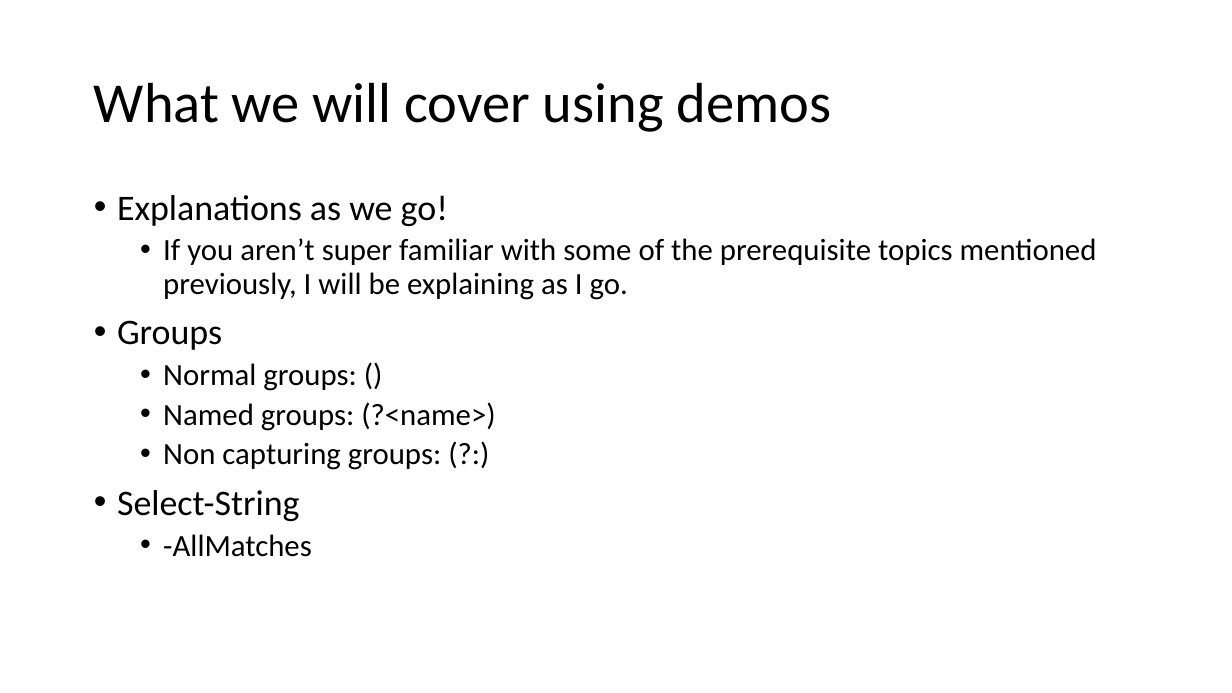
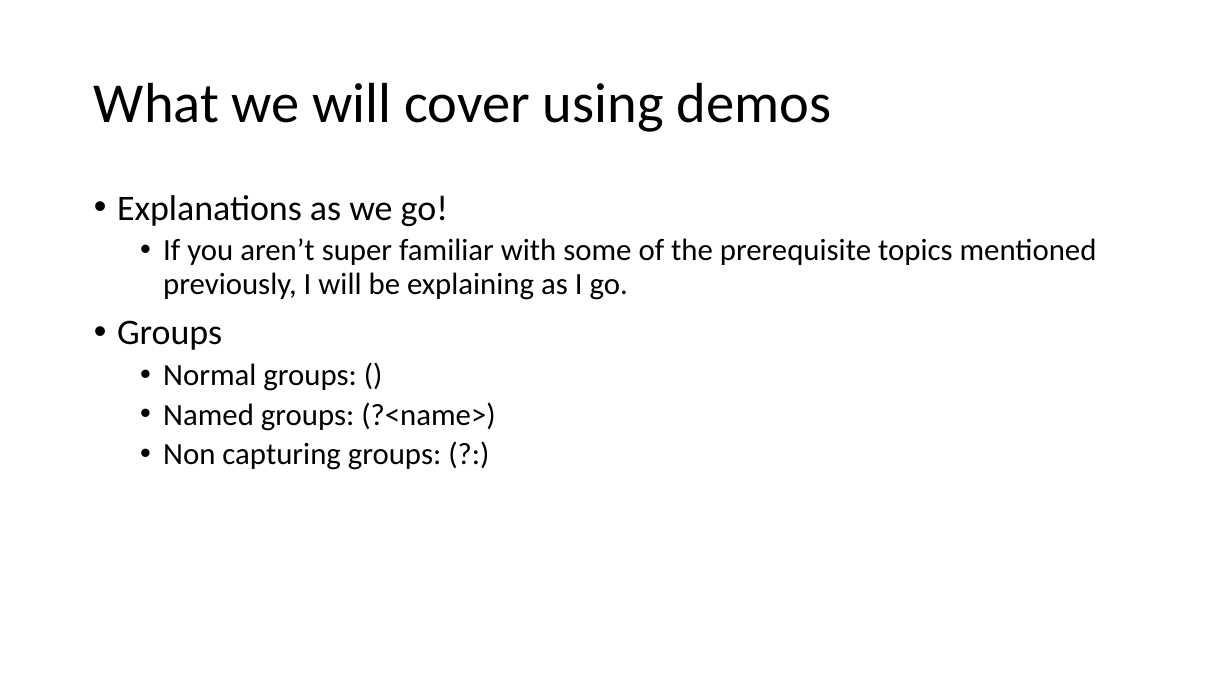
Before and after one commit to ThePoShWolf/Sessions, a slide deck: slide 4 of 2021-04-29 - PowerShell Summit 2021 - Practically Regexing/PowerShell Summit 2021 - Practically Regexing.pptx. Drawn at 1232x693 pixels with LibreOffice and Linux fonts; fonts in the diff are those of the drawing; background and template pictures are left out. Boxes give left, top, right and bottom in pixels: in the first picture for what was removed or moved away, otherwise in the second. Text is boxed around its words. In the diff, an @@ line names an element or a change of style, - is before the commit and + after.

```diff
--- a/2021-04-29 - PowerShell Summit 2021 - Practically Regexing/PowerShell Summit 2021 - Practically Regexing.pptx
+++ b/2021-04-29 - PowerShell Summit 2021 - Practically Regexing/PowerShell Summit 2021 - Practically Regexing.pptx
@@ text at [117,490,312,557]: paragraphs removed @@
-• Select-String
-  • -AllMatches
```
Also in this commit, not shown: 1 other slide changed, 1 other file.
